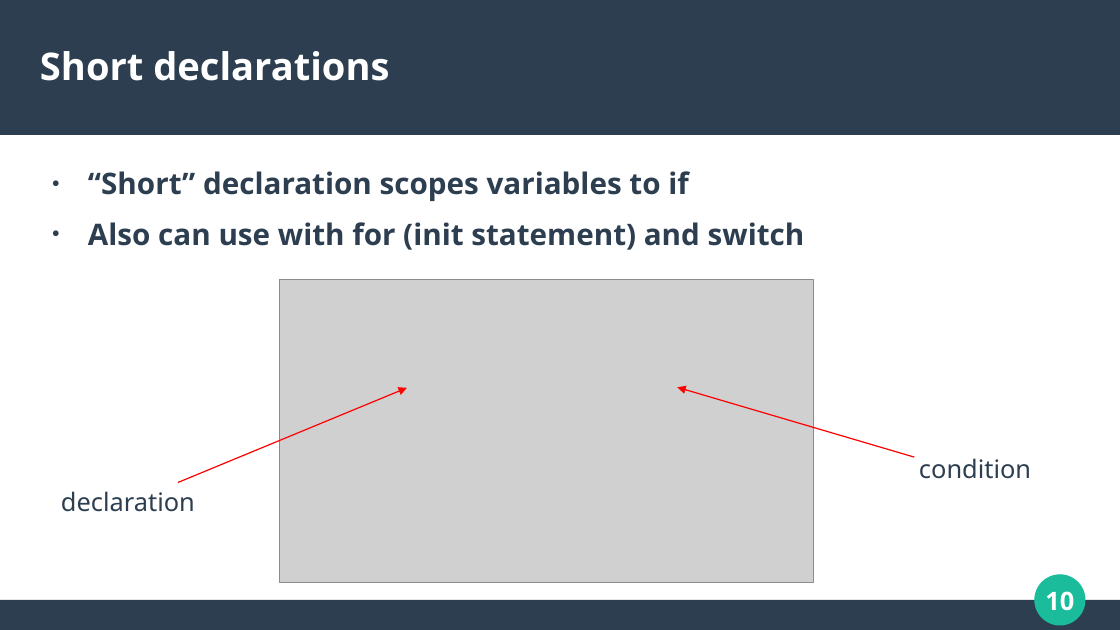
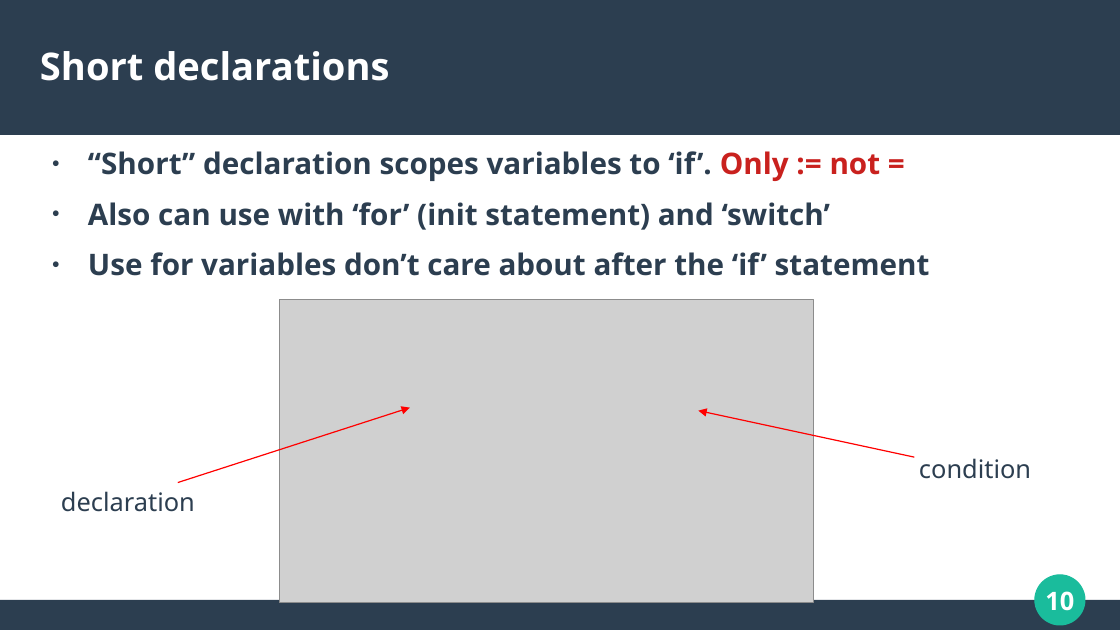
Before and after one commit to calvincramer/golang-training-1, a slide deck: slide 10 of presentation-1.odp. Drawn at 1120x630 pixels with LibreOffice and Linux fonts; fonts in the diff are those of the drawing; grey boxes stand for pictures. Boxes give left, top, right and bottom in pixels: in the first picture for what was removed or moved away, otherwise in the second. Text is boxed around its words. In the diff, an @@ line names an element or a change of style, - is before the commit and + after.

Commit message:
Minor changes to presentation

```diff
--- a/presentation-1.odp
+++ b/presentation-1.odp
@@ text at (88, 151, 930, 276): text changed @@
-● “Short” declaration scopes variables to if
-● Also can use with for (init statement) and switch
+● “Short” declaration scopes variables to ‘if’. Only := not =
+● Also can use with ‘for’ (init statement) and ‘switch’
+● Use for variables don’t care about after the ‘if’ statement
@@ picture: place and size @@
-picture at (279, 279, 814, 582)
+picture at (279, 300, 814, 603)
@@ arrow moved from (178, 483) - (408, 388) to (178, 483) - (410, 408) @@
@@ arrow moved from (915, 457) - (678, 387) to (915, 457) - (698, 411) @@
```
Also in this commit, not shown: 17 other slides changed, 1 other file.
